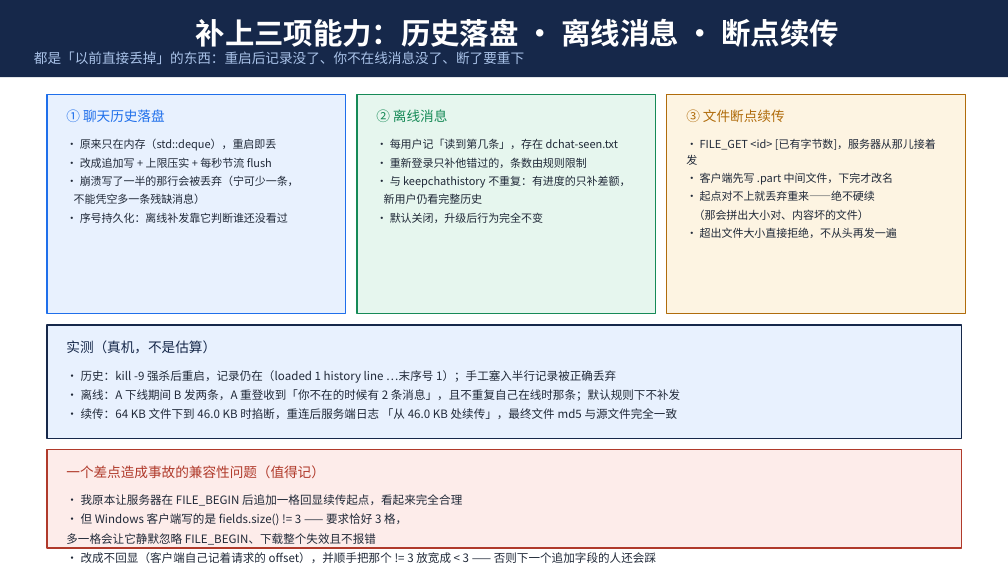
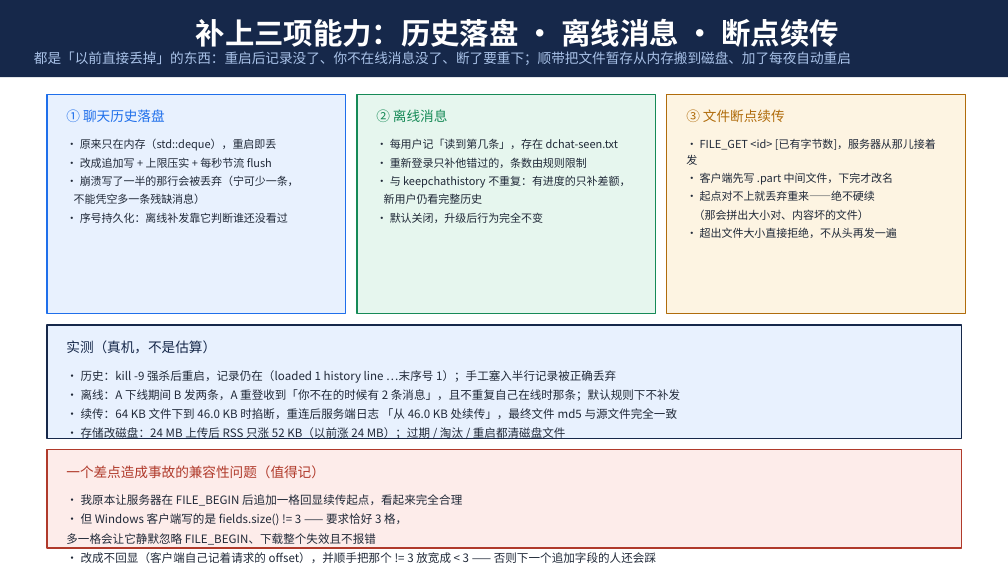
Before and after one commit to dongfang20101113/DChat, a slide deck: slide 12 of dchat-项目介绍.pptx. Drawn at 1008x567 pixels with LibreOffice and Linux fonts; fonts in the diff are those of the drawing. Boxes give left, top, right and bottom in pixels: in the first picture for what was removed or moved away, otherwise in the second. Text is boxed around its words. In the diff, an @@ line names an element or a change of style, - is before the commit and + after.

Commit message:
docs: README 与 PPT 补上「文件暂存已改磁盘」和「每夜自动重启 + 倒计时公告」
README：
- 第 103 行原本写「服务器在内存里暂存上传的文件」——这是事实错误，早已改成磁盘。
  改为：暂存目录 dchat-files/、上限由 documentsize/maxservertemp 决定、
  并说明为什么改用磁盘（1.6GB 内存的机器传几个大文件就会 OOM，
  而当时 maxservertemp 设成 32GB 是物理内存的 20 倍、闸门形同虚设）
- 新增「每夜自动重启与倒计时公告」一节：timer 的 6 个触发时刻、
  Persistent=false 的理由、以及「写文件即广播」这个入口的实现要点
  （为什么不让定时任务直接发 /say、只取第一行、剥 BOM、播完删文件）

PPT（仍是 20 页，未加页）：
- 「补上三项能力」页副标题补上存储改造与每夜重启
- 实测块补一行：24 MB 上传后 RSS 只涨 52 KB（以前涨 24 MB），
  过期/淘汰/重启都清磁盘文件

版式验证：20 页无重叠无越界、每页最多按 2 次。
注意：第一版那行太长溢出了卡片边框，check_ppt_layout.py 用估算高度没抓到，
是靠渲染出来肉眼看出来的 —— 该检查器对「文字比卡片高一点」这类溢出不敏感。

```diff
--- a/dchat-项目介绍.pptx
+++ b/dchat-项目介绍.pptx
@@ text in rectangle at (x1=34, y1=51, x2=851, y2=65): text changed @@
-都是「以前直接丢掉」的东西：重启后记录没了、你不在线消息没了、断了要重下
+都是「以前直接丢掉」的东西：重启后记录没了、你不在线消息没了、断了要重下；顺带把文件暂存从内存搬到磁盘、加了每夜自动重启
@@ text at (x1=81, y1=427, x2=566, y2=441): paragraph added @@
+· 存储改磁盘：24 MB 上传后 RSS 只涨 52 KB（以前涨 24 MB）；过期 / 淘汰 / 重启都清磁盘文件
```
Also in this commit, not shown: 4 other files.
